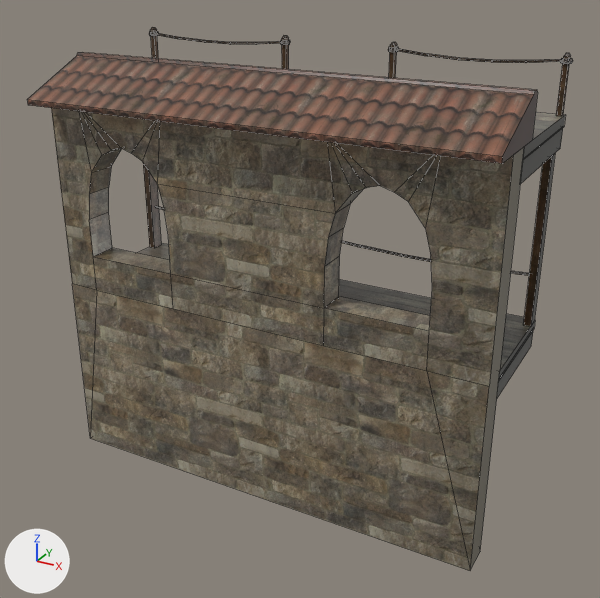
An edit to the COLLADA model art/Packs/Buildings/Fort_buildset/FortWallCenter1.dae, drawn before and after from the same camera.
Both versions are drawn from a 50 mm lens placed at (7.68, -13.55, 10.82), pointed at (0.25, -0.04, 4.06). Arrows for +X, +Y and +Z are at lower left; the lights stay in place. Mesh edges are drawn as thin lines.

The first picture shows 'forts_stone_sep7-0'.
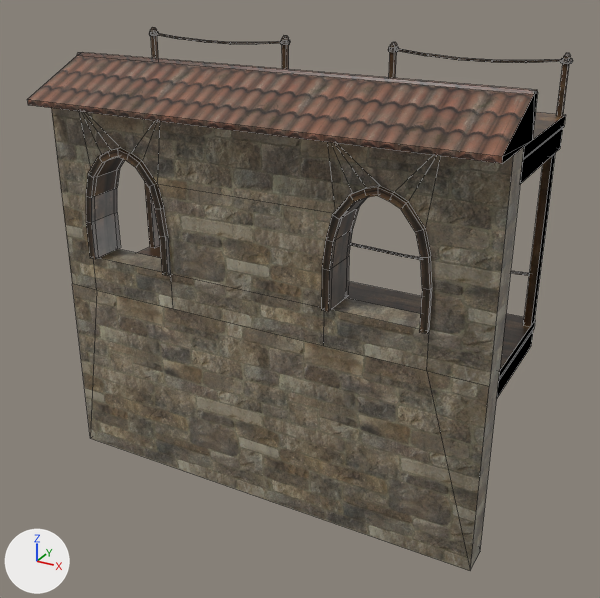
Changed parts and their boxes [x1, y1, x2, y2] in the pictures (600 x 598 px):
part 1 of me_forts_stone_sep7_0, built on
    before: [89, 90, 538, 308]
    after: [86, 90, 553, 334]
part 2 of me_forts_stone_sep7_0, surface changed
    both: [471, 147, 524, 565]
part 3 of me_forts_stone_sep7_0, recoloured (grey to black)
    both: [138, 112, 565, 397]

Patch to the scene script:
```diff
--- a/art/Packs/Buildings/Fort_buildset/FortWallCenter1.dae.py
+++ b/art/Packs/Buildings/Fort_buildset/FortWallCenter1.dae.py
@@ mat_base_stairbridge_gtower90dif @@
+mat_base_stairbridge_gtower90dif = principled_material('Base_StairBridge_GTower90dif')
+mat_base_stairbridge_gtower90dif.texture = img_base_stairbridge_gtower90_dif_jpg
+mat_base_stairbridge_gtower90dif.roughness = 0.35
@@ me_forts_stone_sep7_0 @@
-me_forts_stone_sep7_0.from_pydata(...)  # 422 vertices, 337 faces; spans x -4.65..4.63, y -1.99..2.01, z 0.0..8.92
+me_forts_stone_sep7_0.from_pydata(...)  # 578 vertices, 514 faces; spans x -4.65..4.63, y -1.99..2.01, z 0.0..8.92
+# me_forts_stone_sep7_0 part 1
+# 26 faces are deleted
+# 26 new vertices lie (0.0, 0.1, 0.0) away from vertices in x -3.91..3.49, y -0.8, z 4.67..7.07
+# 26 new vertices lie (0.0, -0.1, 0.0) away from vertices in x -3.91..3.49, y -1.4, z 4.67..7.07
+# 8 new vertices lie (-0.14, 0.0, 0.0) away from vertices in x -1.91..3.49, y -1.5..-0.7, z 4.67
+# 8 new vertices lie (0.0, 0.0, 0.79) away from vertices in x -2.05..3.35, y -1.5..-0.7, z 4.67
+# 8 new vertices lie (-0.06, 0.0, 0.53) away from vertices in x -2.05..3.35, y -1.5..-0.7, z 5.46
+# 8 new vertices lie (-0.11, 0.0, 0.42) away from vertices in x -2.11..3.29, y -1.5..-0.7, z 5.99
+# 8 new vertices lie (-0.28, 0.0, 0.35) away from vertices in x -2.22..3.18, y -1.5..-0.7, z 6.41
+# 8 new vertices lie (-0.21, 0.0, 0.11) away from vertices in x -2.5..2.9, y -1.5..-0.7, z 6.76
+# 8 new vertices lie (-0.2, 0.0, 0.05) away from vertices in x -2.71..2.69, y -1.5..-0.7, z 6.87
+# 8 new vertices lie (-0.2, 0.0, -0.05) away from vertices in x -2.91..2.49, y -1.5..-0.7, z 6.92
+# 8 new vertices lie (-0.21, 0.0, -0.11) away from vertices in x -3.11..2.29, y -1.5..-0.7, z 6.87
+# 8 new vertices lie (-0.27, 0.0, -0.35) away from vertices in x -3.32..2.08, y -1.5..-0.7, z 6.76
+# 8 new vertices lie (-0.12, 0.0, -0.42) away from vertices in x -3.59..1.81, y -1.5..-0.7, z 6.41
+# 8 new vertices lie (-0.06, 0.0, -0.53) away from vertices in x -3.71..1.69, y -1.5..-0.7, z 5.99
+# 8 new vertices lie (0.14, 0.0, 0.0) away from vertices in x -3.91..1.49, y -1.5..-0.7, z 4.67
+# 169 new faces join them, mat_base_stairbridge_gtower90dif (picture img_base_stairbridge_gtower90_dif_jpg)
+# 10 new faces join them, mat_base_tileroof_gtower_dif (picture img_base_tileroof_gtower_dif_jpg)
+# 11 new faces join them, mat_base_wall_gtower_dif (picture img_base_wall_gtower_dif_jpg)
+# 13 new faces join them, mat_default2 (white #ffffff)
+# me_forts_stone_sep7_0 part 2: 2 kept faces spanning x -4.6..4.6, y -1.4..-0.8, z 0.0..7.83 get new texture (UV) coordinates
+# me_forts_stone_sep7_0 part 3: 18 faces spanning x -4.6..4.6, y -0.82..2.0, z 3.37..7.83 switch from mat_pmat_bridgefort (picture img_pmat_bridgefort_jpg) to mat_base_stairbridge_gtower90dif (picture img_base_stairbridge_gtower90_dif_jpg)
 me_forts_stone_sep7_0.materials.append(mat_base_ceiling_gtower_dif)
```
